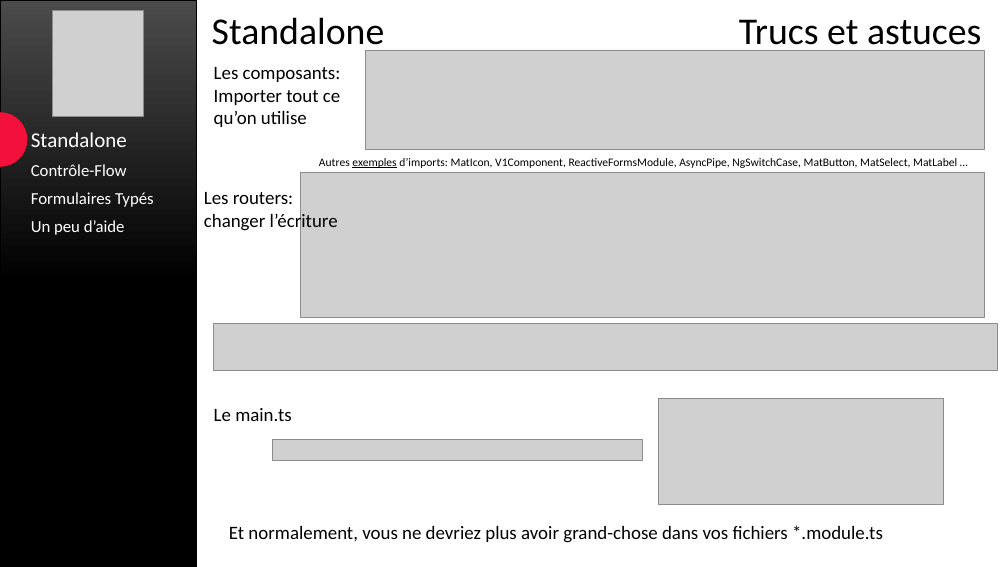
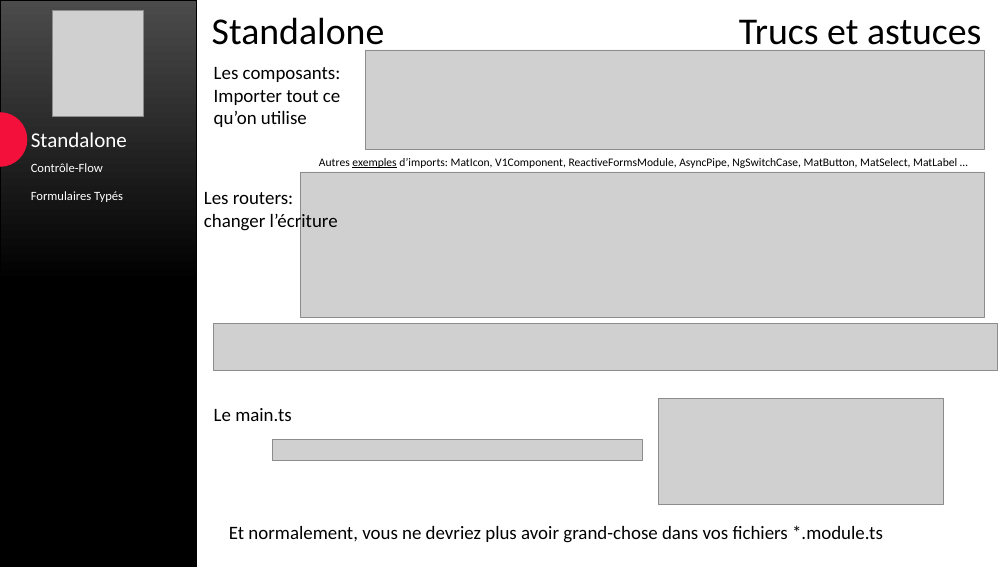
Before and after one commit to yatho/atelier-Angular17, a slide deck: slide 17 of Présentation.pptx. Drawn at 1008x567 pixels with LibreOffice and Linux fonts; fonts in the diff are those of the drawing; grey boxes stand for pictures. Boxes give left, top, right and bottom in pixels: in the first picture for what was removed or moved away, otherwise in the second. Text is boxed around its words. In the diff, an @@ line names an element or a change of style, - is before the commit and + after.

```diff
--- a/Présentation.pptx
+++ b/Présentation.pptx
@@ text "Contrôle-Flow" at box(31, 163, 103, 172): size 16 to 12 pt @@
@@ text "Formulaires Typés" at box(31, 191, 123, 202): size 16 to 12 pt @@
@@ text removed at box(31, 220, 125, 235) @@
-Un peu d’aide
```
Also in this commit, not shown: 2 other slides changed, 1 slide added.
